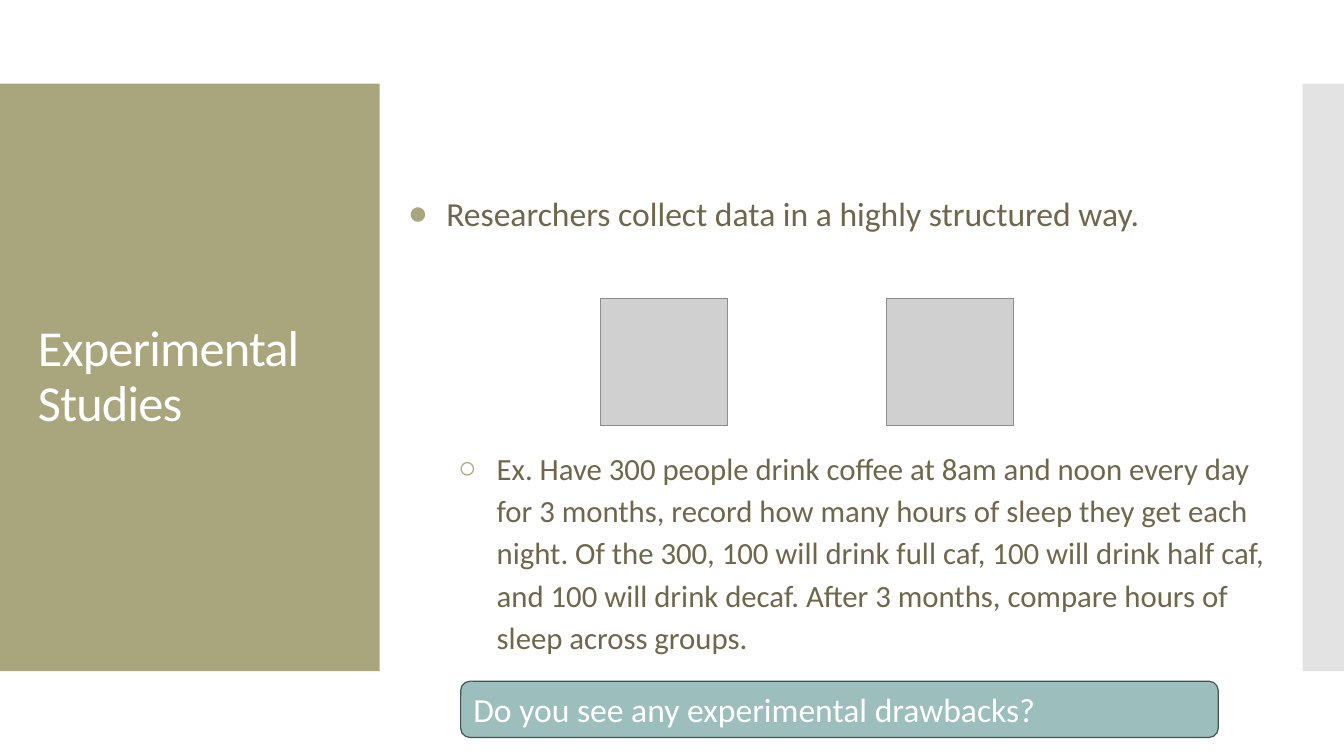
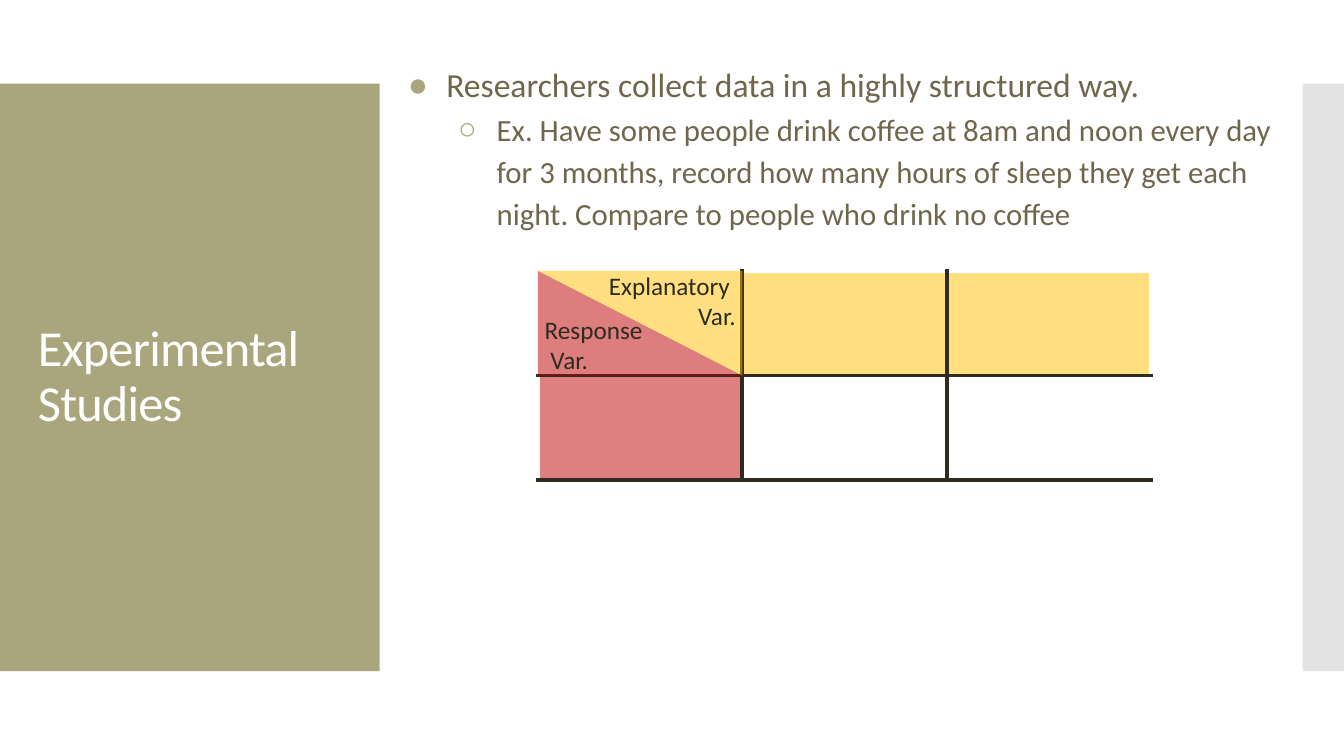
Before and after one commit to amosca01/MATH108-F23, a slide deck: slide 50 of slides/02-data-collection.pptx (slide 46 before the commit). Drawn at 1344x756 pixels with LibreOffice and Linux fonts; fonts in the diff are those of the drawing; grey boxes stand for pictures. Boxes give left, top, right and bottom in pixels: in the first picture for what was removed or moved away, otherwise in the second. Text is boxed around its words. In the diff, an @@ line names an element or a change of style, - is before the commit and + after.

Commit message:
slides

```diff
--- a/slides/02-data-collection.pptx
+++ b/slides/02-data-collection.pptx
@@ text "Researchers collect data in a ...": place and size @@
-text "Researchers collect data in a ..." at <box>446,202,1263,655</box>
+text "Researchers collect data in a ..." at <box>446,73,1270,231</box>
@@ text at <box>497,119,1270,231</box>: text changed @@
-  ○ Ex. Have 300 people drink coffee at 8am and noon every day for 3 months, record how many hours of sleep they get each night. Of the 300, 100 will drink full caf, 100 will drink half caf, and 100 will drink decaf. After 3 months, compare hours of sleep across groups.
+  ○ Ex. Have some people drink coffee at 8am and noon every day for 3 months, record how many hours of sleep they get each night. Compare to people who drink no coffee
@@ table added at <box>538,271,1152,480</box>, 2 rows, 3 columns @@
+ |  | 
+ |  | 
@@ right triangle added at <box>538,271,743,376</box>, fill #C00000 at 51% opacity @@
@@ right triangle added at <box>538,271,743,376</box>, fill #FFC000 at 50% opacity @@
@@ picture removed at <box>601,298,728,425</box> @@
@@ text added at <box>609,277,735,325</box>, 18 pt, text #2F2B20 @@
+Explanatory
+Var.
@@ picture removed at <box>886,298,1013,425</box> @@
@@ text added at <box>545,318,643,375</box>, 18 pt, text #2F2B20 @@
+Response
+Var.
@@ rounded rectangle removed at <box>461,682,1219,738</box> @@
-Do you see any experimental drawbacks?
```
Also in this commit, not shown: 19 other slides changed, 12 slides added, 2 slides removed, 3 other files.
